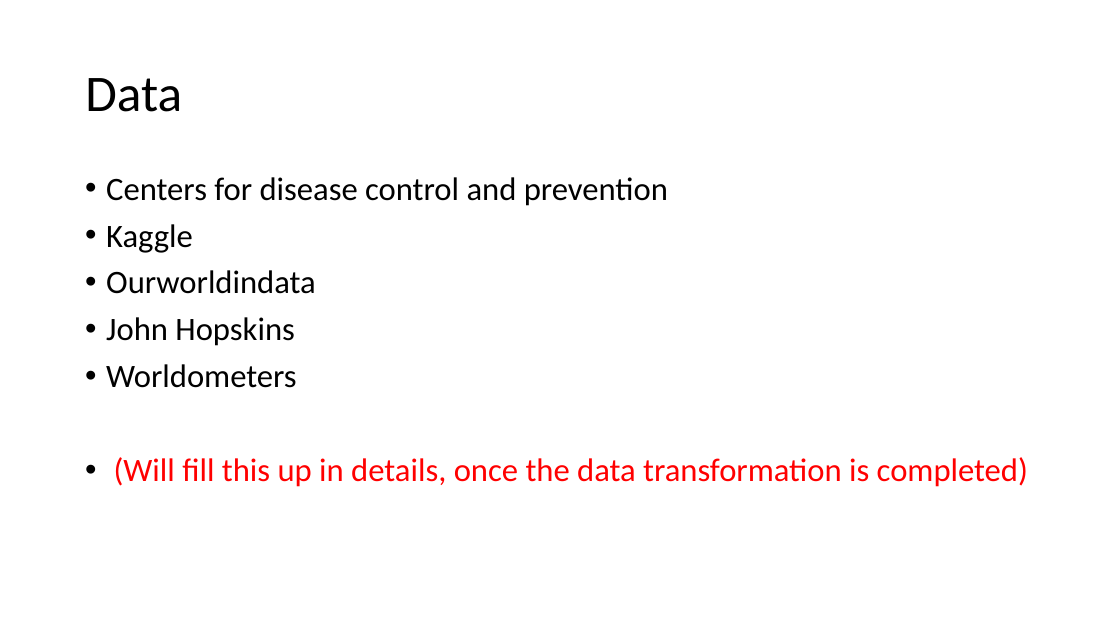
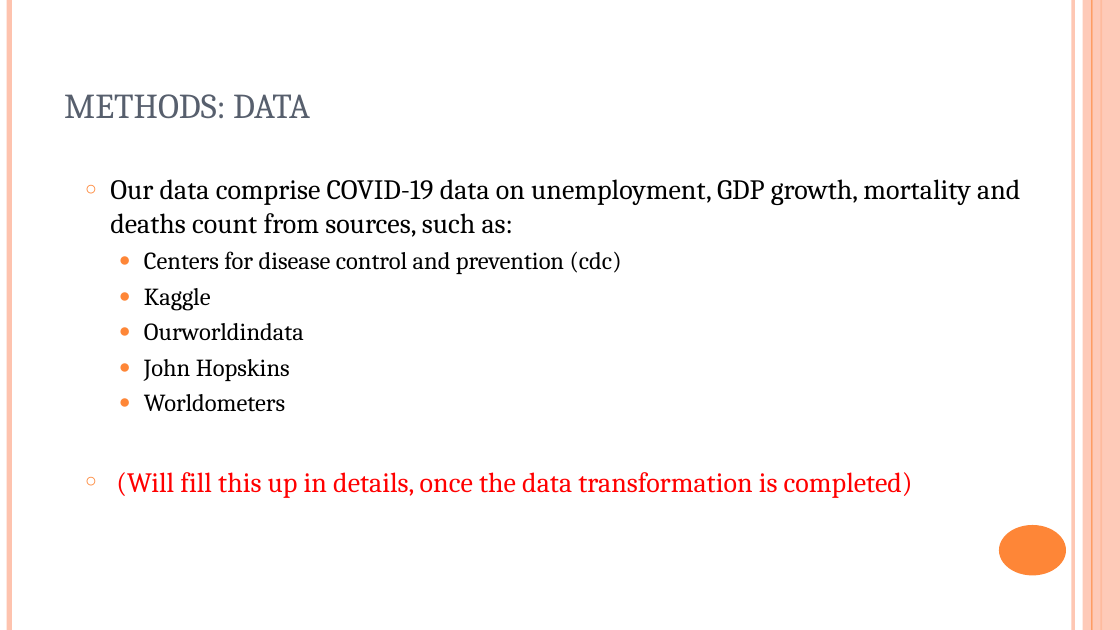
Before and after one commit to BunmiOlakanmi/Project, a slide deck: slide 7 of COVID-19 - analysis.ppt (slide 6 before the commit). Drawn at 1120x630 pixels with LibreOffice and Linux fonts; fonts in the diff are those of the drawing. Boxes give left, top, right and bottom in pixels: in the first picture for what was removed or moved away, otherwise in the second. Text is boxed around its words. In the diff, an @@ line names an element or a change of style, - is before the commit and + after.

```diff
--- a/COVID-19 - analysis.ppt
+++ b/COVID-19 - analysis.ppt
@@ line added from (9, 0) to (9, 630), #FEC3AE 4.51 pt @@
@@ title "METHODS: DATA" at (64,94,310,118): vertical alignment middle to bottom @@
@@ line added from (1073, 0) to (1073, 630), #FEC3AE 3 pt @@
@@ rectangle added at (1082,0,1119,630), fill #FEC3AE at 87% opacity @@
@@ line added from (1091, 0) to (1091, 630), #FE8637 0.74 pt @@
@@ line added from (1101, 0) to (1101, 630), #FE8637 1.5 pt @@
@@ title at (64,94,310,118): text changed; size 44 to 30 pt; font Calibri to Cambria; text colour #000000 to #575F6D @@
-Data
+METHODS: DATA
@@ text at (110,179,1020,274): text changed; size 28 to 24 pt; font Calibri to Cambria @@
-• Centers for disease control and prevention
+○ Our data comprise COVID-19 data on unemployment, GDP growth, mortality and deaths count from sources, such as:
+  ● Centers for disease control and prevention (cdc)
@@ text at (116,288,913,498): size 28 to 21 pt in "Kaggle", "Ourworldindata", "John Hopskins", "Worldometers"; font Calibri to Cambria in "Kaggle", "Ourworldindata", "John Hopskins", "Worldometers" and 1 more places; size 28 to 24 pt in "(Will fill this up in details, once ..."; bullet • to ●; list level 1 to 2 in "Kaggle"; line spacing 0.9 to 1; bullet colour #000000 to #FE8637; list level 1 to 2 in "Ourworldindata"; list level 1 to 2 in "John Hopskins"; list level 1 to 2 in "Worldometers"; bullet • to ○; less space between paragraphs @@
@@ ellipse added at (998,525,1065,575), fill #FE8637 @@
```
Also in this commit, not shown: 8 other slides changed, 4 slides added, 2 slides removed.
